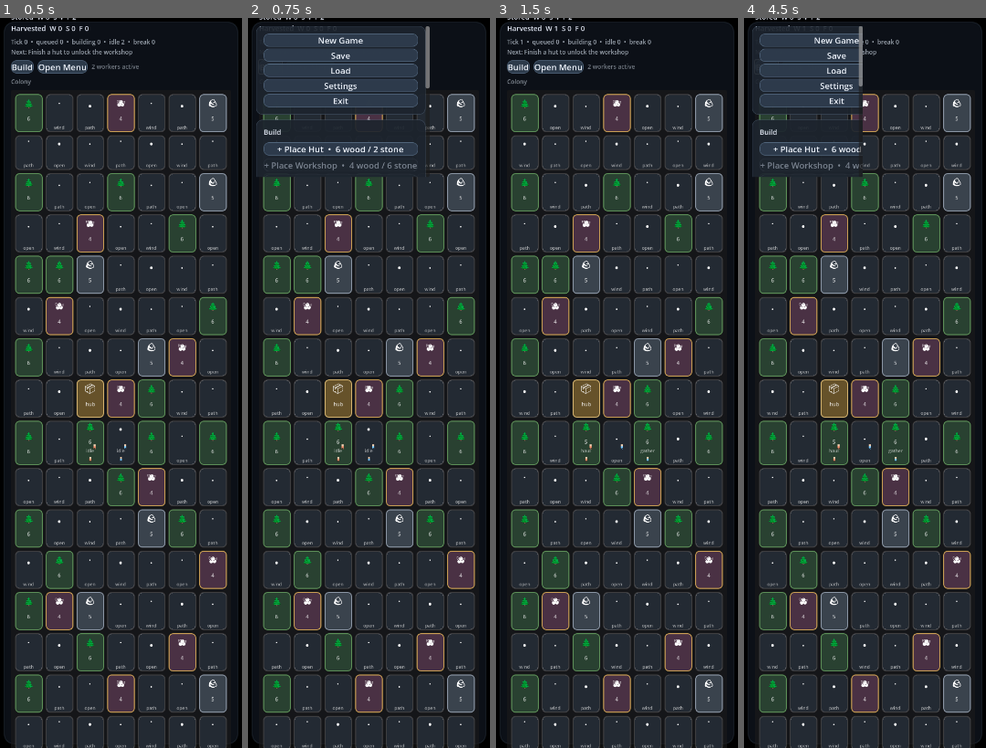
Above: before the commit, frames 1-4 (left to right).
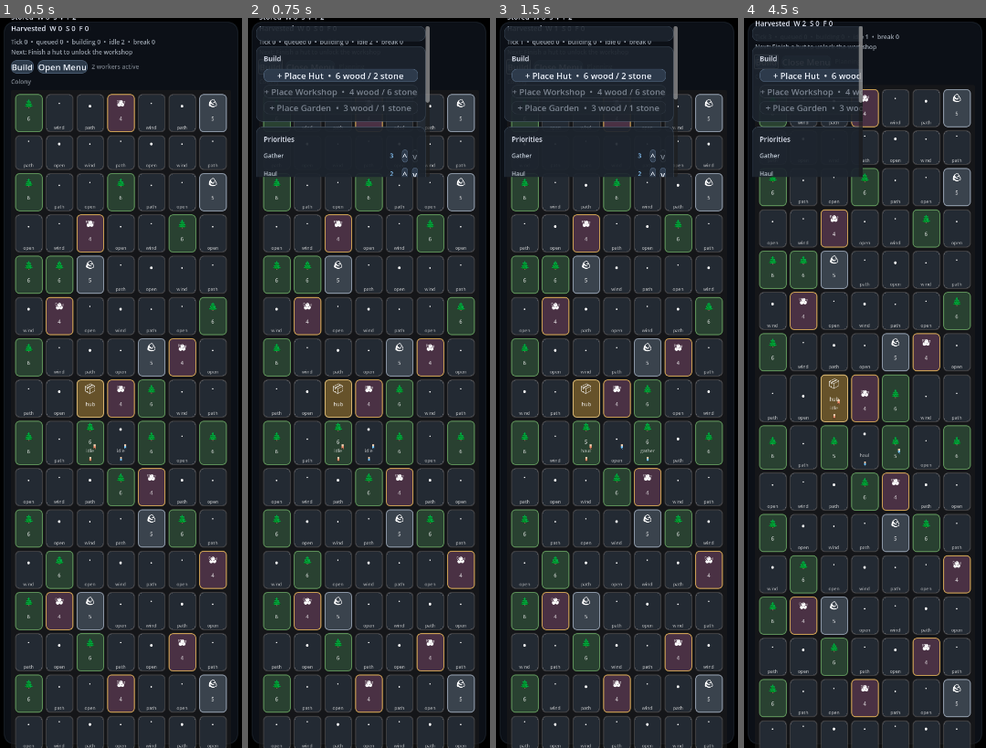
Above: after the commit, the same moments.

Repository: misospace/windowstead
Game: Godot game, scene res://scenes/main.tscn
The game is run twice, just before and just after one commit, with the same random seed, the same clock (stepped at 60 frames per second) and the same inputs.
Inputs (mouse positions are in pixels of both pictures, inside the frame that each line leads up to):
- Up to frame 1 (0.5 s): no input
- Up to frame 2 (0.75 s): click "Build" at 0.5 s
- Up to frame 3 (1.5 s): click "New Game" (after the commit: "Reset") at 1.25 s
- Up to frame 4 (4.5 s): click (835, 76) at 2 s, where only the run after the commit has a clickable "+ Place Hut • 6 wood / 2 stone"; click "Build" (after the commit: "Cancel Build") at 2.75 s; click (835, 39) at 3.5 s, where only the run before the commit has a clickable "New Game"; click "Build" at 4.25 s

Frame 1 is identical in both runs. In frame 2, 7.0% of the frame differs, in the area x 3-76%, y 2-22%; in frame 3, 4.6%; in frame 4, 22%, in the area x 3-94%, y 0-100%.

Commit message:
fix: separate build menu from main menu (issue #93)

Diff:
--- a/scripts/main.gd
+++ b/scripts/main.gd
@@ -535,7 +535,6 @@
 		cancel_build_placement()
 		return
 	sidebar_scroll.visible = true
-	menu_actions.visible = true
 	management_panels.visible = true
 	settings_panel.visible = false
 	update_menu_button_text()
